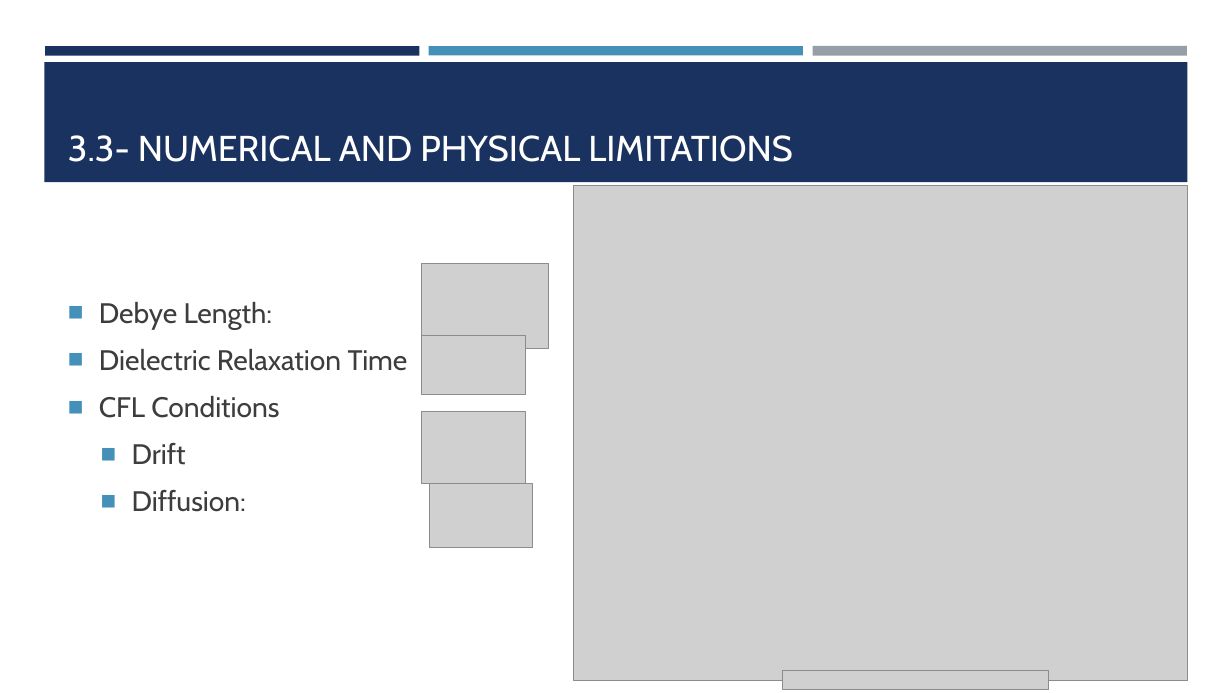
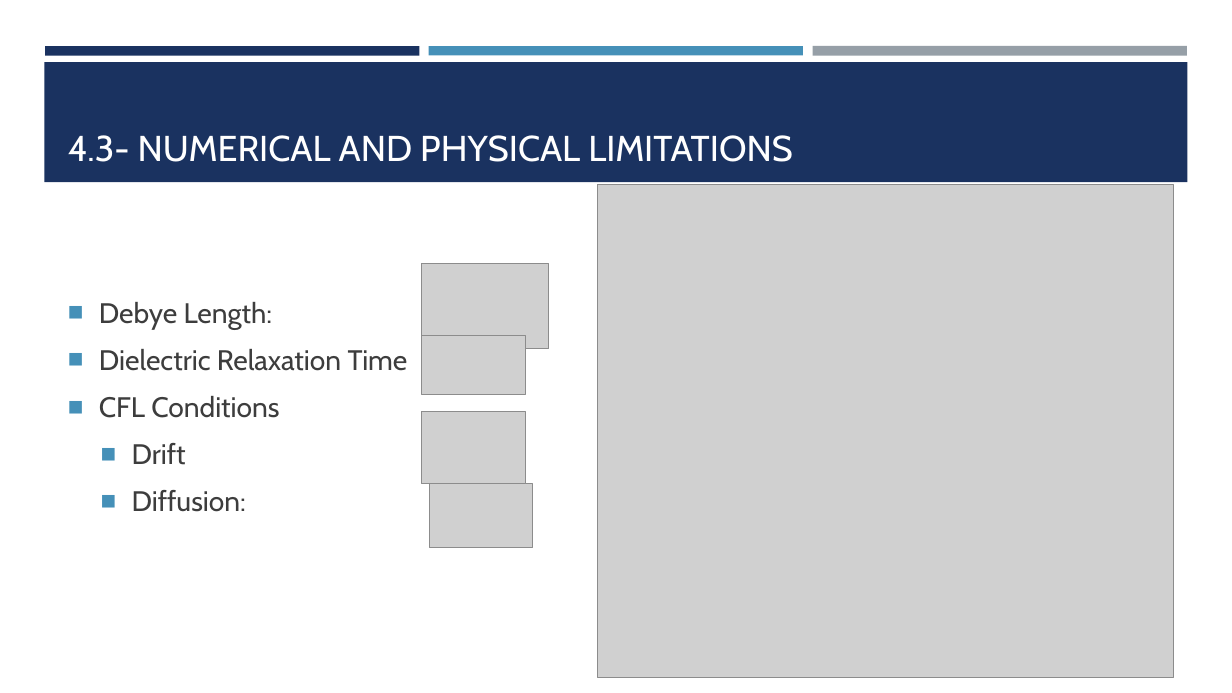
Before and after one commit to cbonfil/ThesisReport, a slide deck: slide 11 of Memristor Thesis/Memristor Presentation.pptx. Drawn at 1232x693 pixels with LibreOffice and Linux fonts; fonts in the diff are those of the drawing; grey boxes stand for pictures. Boxes give left, top, right and bottom in pixels: in the first picture for what was removed or moved away, otherwise in the second. Text is boxed around its words. In the diff, an @@ line names an element or a change of style, - is before the commit and + after.

```diff
--- a/Memristor Thesis/Memristor Presentation.pptx
+++ b/Memristor Thesis/Memristor Presentation.pptx
@@ title at bbox=[68, 135, 793, 162]: text changed @@
-3.3- NUMERICAL AND PHYSICAL LIMITATIONS
+4.3- NUMERICAL AND PHYSICAL LIMITATIONS
@@ picture: place and size @@
-picture at bbox=[574, 186, 1188, 680]
+picture at bbox=[598, 184, 1174, 677]
@@ picture removed at bbox=[783, 671, 1048, 690] @@
```
Also in this commit, not shown: 19 other slides changed, 3 slides added, 2 slides removed.
